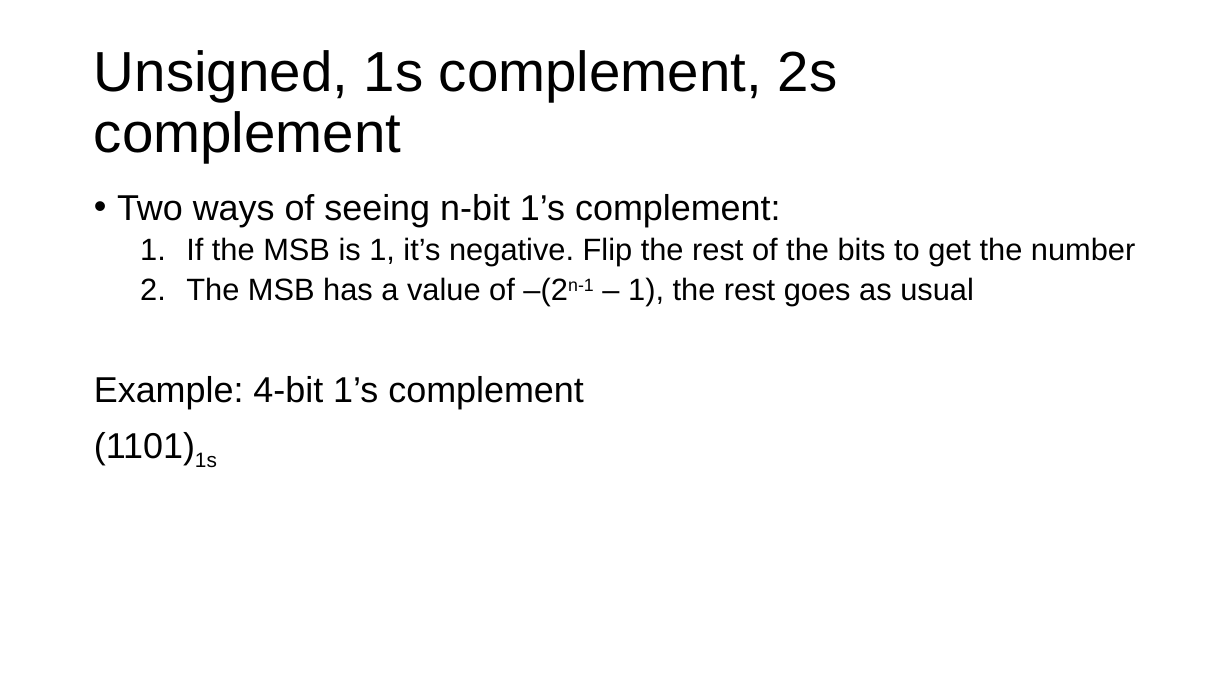
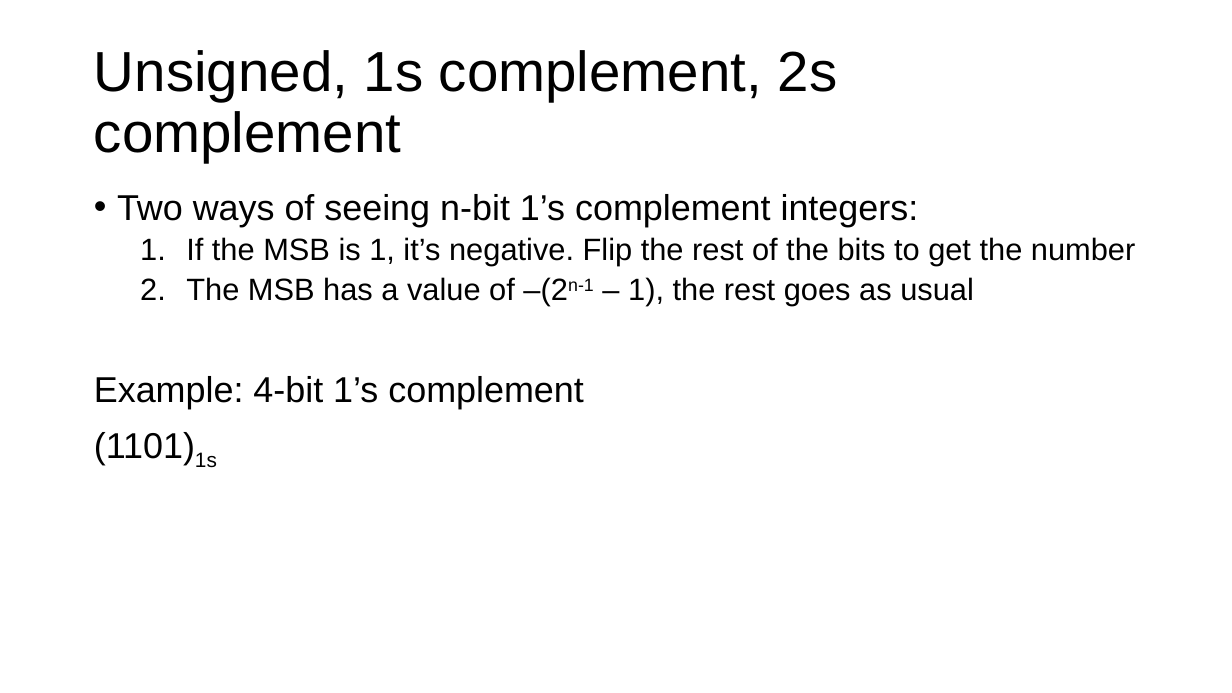
Before and after one commit to theodoreleebrant/TA-2425S1, a slide deck: slide 13 of CS2100/CS2100 Tutorial 1.pptx (slide 17 before the commit). Drawn at 1232x693 pixels with LibreOffice and Linux fonts; fonts in the diff are those of the drawing. Boxes give left, top, right and bottom in pixels: in the first picture for what was removed or moved away, otherwise in the second. Text is boxed around its words. In the diff, an @@ line names an element or a change of style, - is before the commit and + after.

```diff
--- a/CS2100/CS2100 Tutorial 1.pptx
+++ b/CS2100/CS2100 Tutorial 1.pptx
@@ text at (117, 194, 919, 227): text changed @@
-• Two ways of seeing n-bit 1’s complement:
+• Two ways of seeing n-bit 1’s complement integers:
```
Also in this commit, not shown: 3 other slides changed, 7 slides removed, 3 other files.
